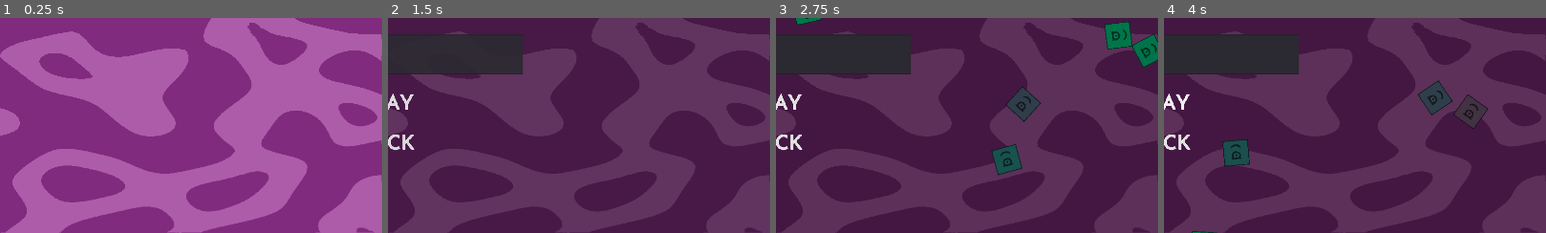
Above: before the commit, frames 1-4 (left to right).
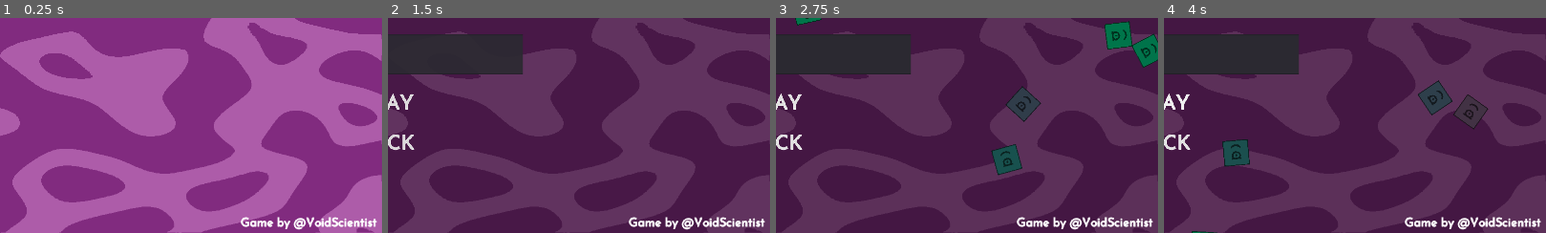
Above: after the commit, the same moments.

Repository: VoidScientist/Terrain-War
Game: Godot game, scene res://scenes/main_menu.tscn
The game is run twice, just before and just after one commit, with the same random seed, the same clock (stepped at 60 frames per second) and the same inputs.
Inputs (mouse positions are % of the whole screen's width and height, from its top left):
- Up to frame 1 (0.25 s): no input
- Up to frame 2 (1.5 s): click "PLAY" at 0.5 s; click (50, 28) at 1.27 s; type "Alex" at 1.35 s
- Up to frame 3 (2.75 s): click (50, 39) at 1.5 s; type "Alex" at 1.58 s; click "PLAY" at 2 s
- Up to frame 4 (4 s): click "PLAY" at 2.75 s; click "PLAY" at 3.5 s
The pictures show only the part of the screen within x 50-100%, y 50-100%; the shares and areas given below are measured in that part.

The runs differ from the first frame. In frame 1, 1.0% of the frame differs, in the area x 63-99%, y 92-99%; in frame 2, 1.0%; in frame 3, 1.0%; in frame 4, 1.0%.

Commit message:
added credit

Diff:
--- a/scenes/main_menu.tscn
+++ b/scenes/main_menu.tscn
@@ -285,6 +285,17 @@
 [node name="AnimationPlayer" type="AnimationPlayer" parent="PLAYMENU"]
 anims/fade = SubResource( 5 )
 
+[node name="credits" type="RichTextLabel" parent="."]
+anchor_left = 1.0
+anchor_top = 1.0
+anchor_right = 1.0
+anchor_bottom = 1.0
+margin_left = -355.0
+margin_top = -40.0
+custom_fonts/normal_font = ExtResource( 7 )
+text = "Game by @VoidScientist"
+fit_content_height = true
+
 [connection signal="pressed" from="MAINPART/buttons/VBoxContainer/play_button" to="." method="_on_play_button_pressed"]
 [connection signal="pressed" from="MAINPART/buttons/VBoxContainer/create_button" to="." method="_on_create_button_pressed"]
 [connection signal="pressed" from="MAINPART/buttons/VBoxContainer/leave_game" to="." method="_on_leave_game_pressed"]
